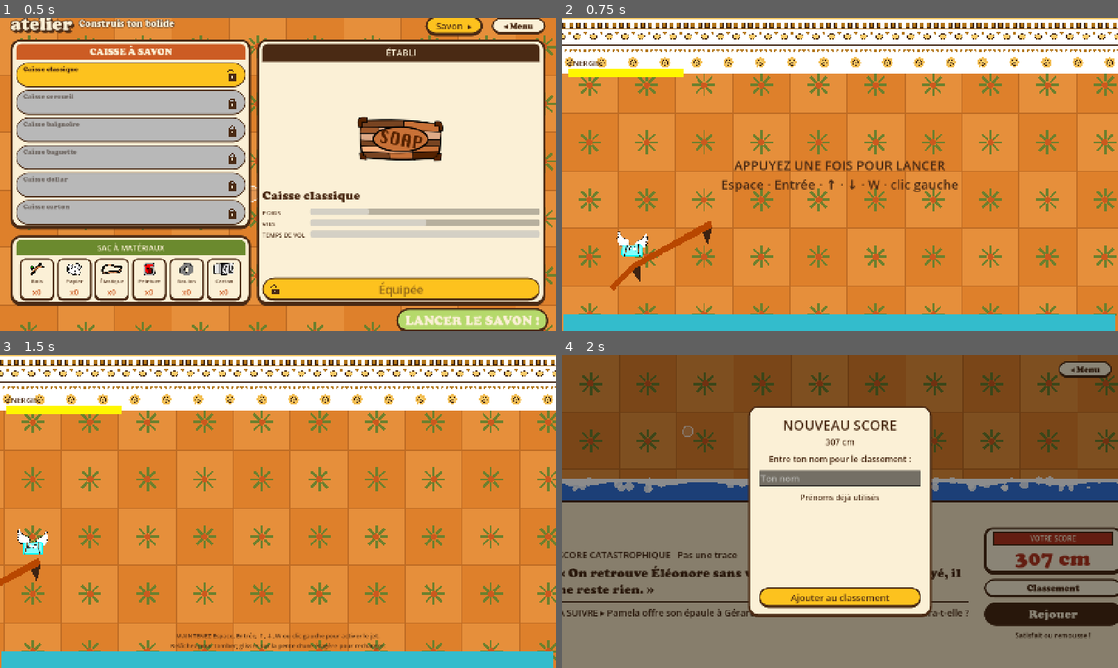
Above: before the commit, frames 1-4 (two rows, left to right).
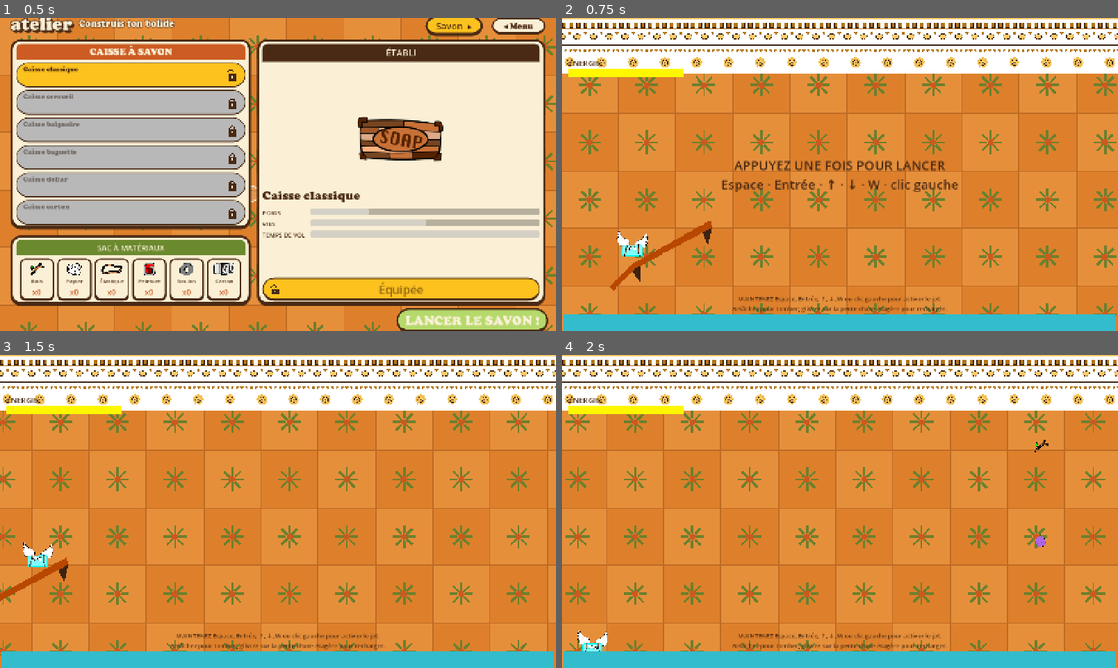
Above: after the commit, the same moments.

Repository: atostivint/LesAilesEtLaCaisse
Game: Godot game, scene res://scenes/atelier.tscn
Two runs of this game, one before a commit and one after it. Both use one fixed random seed, a clock stepped at 60 frames per second and the inputs below. Sound files missing from this copy of the repository are replaced by a short silence.
Inputs (mouse positions are in pixels of both pictures, inside the frame that each line leads up to):
- Up to frame 1 (0.5 s): no input
- Up to frame 2 (0.75 s): click "LANCER LE SAVON !" at 0.5 s
- Up to frame 3 (1.5 s): tap Enter at 1.25 s; move the mouse to (400, 495) at 1.27 s; hold Space (thrust) from 1.28 s (still down); click (400, 495) at 1.42 s
- Up to frame 4 (2 s): keep holding Space (thrust)

Frame 1 is identical in both runs. In frame 2, 0.5% of the frame differs, in the area x 30-69%, y 88-94%; in frame 3, 12%; in frame 4, 100%, in the area x 0-100%, y 0-100%.

Commit message:
Add shelves spawner

Diff:
--- a/scenes/level.gd
+++ b/scenes/level.gd
@@ -1,6 +1,6 @@
 extends Node2D
 
-@export var cruise_speed = 70000
+@export var cruise_speed = 50000
 @export var gravity = 2000
 @export var jet_thrust = 4000
 
@@ -14,6 +14,7 @@
 var tuning: Tuning
 
 @export var trap_timer_init: float = 0.5
+@export_range(0.5, 30.0, 0.5) var shelf_spawn_interval := 3.0
 
 @export_range(0, 12) var min_traps_per_spawn := 0
 @export_range(0, 12) var max_traps_per_spawn := 4
@@ -21,9 +22,11 @@
 @export_range(0, 1, 0.1) var bonus_spawn_proba = 0.5
 
 var trap_spawners: Array
+var shelf_spawners: Array
 
 var TRAP = preload("res://scenes/trap.tscn")
 var BONUS = preload("res://scenes/bonus.tscn")
+var SHELF = preload("res://scenes/shelf.tscn")
 
 const SCORES := {"excellent": "res://scenes/score_excellent.tscn", "bon": "res://scenes/score_bon.tscn", "moyen": "res://scenes/score_moyen.tscn", "mauvais": "res://scenes/score_mauvais.tscn", "catastrophe": "res://scenes/score_catastrophe.tscn"}
 
@@ -44,6 +47,9 @@
 	trap_spawners = %TrapsSpawnerGroup.get_children()
 	%TrapTimer.wait_time = trap_timer_init
 	%TrapTimer.stop()
+	shelf_spawners = %ShelfSpawnersGroup.get_children()
+	%ShelfTimer.wait_time = shelf_spawn_interval
+	%ShelfTimer.stop()
 
 
 func _input(event: InputEvent) -> void:
@@ -55,6 +61,7 @@
 	game_started = true
 	soap.start_flight()
 	%TrapTimer.start()
+	%ShelfTimer.start()
 	start_prompt.hide()
 	flight_instructions.show()
 
@@ -68,6 +75,7 @@
 		return
 	cam.position.x += soap.velocity.x * delta
 	%TrapsSpawnerGroup.position.x += soap.velocity.x * delta
+	%ShelfSpawnersGroup.position.x += soap.velocity.x * delta
 	%Ceiling.position.x += soap.velocity.x * delta
 	%Ground.position.x += soap.velocity.x * delta
 
@@ -159,6 +167,17 @@
 			add_child(bonus)
 
 
+func spawn_shelf() -> void:
+	if shelf_spawners.is_empty():
+		push_error("Cannot spawn a shelf: ShelfSpawnersGroup has no spawn points.")
+		return
+
+	var spawner: Node2D = shelf_spawners.pick_random()
+	var shelf := SHELF.instantiate() as StaticBody2D
+	add_child(shelf)
+	shelf.global_position = spawner.global_position
+
+
 func _on_ground_body_entered(body: Node2D) -> void:
 	if body.name == "Soap":
 		die()
--- a/scenes/level.tscn
+++ b/scenes/level.tscn
@@ -1,19 +1,19 @@
-[gd_scene load_steps=0 format=3 uid="uid://cfk8hsvps53vg"]
+[gd_scene format=3 uid="uid://cfk8hsvps53vg"]
 
 [ext_resource type="Script" uid="uid://do2cxnwqyse7o" path="res://scenes/level.gd" id="1_2q6dc"]
 [ext_resource type="PackedScene" uid="uid://5yrrq8pk76qm" path="res://scenes/soap.tscn" id="2_w7c3h"]
 [ext_resource type="PackedScene" uid="uid://b7ms8okbpn1jt" path="res://scenes/shelf.tscn" id="3_w8frs"]
 [ext_resource type="Script" uid="uid://dfn7ksbclbn8v" path="res://scripts/carrelage.gd" id="4_tile"]
-[ext_resource type="Script" path="res://scripts/moulure_plafond.gd" id="5_moulure"]
+[ext_resource type="Script" uid="uid://bo1gk4icevwnp" path="res://scripts/moulure_plafond.gd" id="5_moulure"]
 
 [sub_resource type="StyleBoxFlat" id="StyleBoxFlat_w8frs"]
 bg_color = Color(1, 0.9666667, 0, 1)
 
+[sub_resource type="RectangleShape2D" id="RectangleShape2D_plafond"]
+size = Vector2(1467, 147)
+
 [sub_resource type="RectangleShape2D" id="RectangleShape2D_vcd8f"]
 size = Vector2(1467, 85.5)
-
-[sub_resource type="RectangleShape2D" id="RectangleShape2D_plafond"]
-size = Vector2(1467, 147)
 
 [node name="Level" type="Node2D" unique_id=1548918624]
 script = ExtResource("1_2q6dc")
@@ -21,7 +21,8 @@
 jet_thrust = 8000
 
 [node name="Carrelage" type="Control" parent="." unique_id=2103874512]
-layout_mode = 0
+layout_mode = 3
+anchors_preset = 0
 offset_left = -1500.0
 offset_top = -500.0
 offset_right = 16500.0
@@ -79,7 +80,6 @@
 
 [node name="FlightInstructions" type="Label" parent="HUD" unique_id=182082142]
 unique_name_in_owner = true
-visible = false
 anchors_preset = 12
 anchor_top = 1.0
 anchor_right = 1.0
@@ -126,6 +126,22 @@
 [node name="TrapTimer" type="Timer" parent="." unique_id=1938932720]
 unique_name_in_owner = true
 
+[node name="ShelfSpawnersGroup" type="Node2D" parent="." unique_id=2010145281]
+unique_name_in_owner = true
+position = Vector2(1429, 0)
+
+[node name="ShelfSpawner2" type="Node2D" parent="ShelfSpawnersGroup" unique_id=2010145283]
+position = Vector2(-20, 218)
+
+[node name="ShelfSpawner3" type="Node2D" parent="ShelfSpawnersGroup" unique_id=2010145284]
+position = Vector2(-11, 437)
+
+[node name="ShelfSpawner4" type="Node2D" parent="ShelfSpawnersGroup" unique_id=2010145285]
+position = Vector2(-17, 682)
+
+[node name="ShelfTimer" type="Timer" parent="." unique_id=2010145286]
+unique_name_in_owner = true
+
 [node name="Ceiling" type="StaticBody2D" parent="." unique_id=1317302672]
 unique_name_in_owner = true
 position = Vector2(-29, 0)
@@ -139,7 +155,8 @@
 polygon = PackedVector2Array(10, -2, 10, 145, 1461, 145, 1461, -2)
 
 [node name="Moulures" type="Control" parent="Ceiling" unique_id=1703318843]
-layout_mode = 0
+layout_mode = 3
+anchors_preset = 0
 offset_left = 10.0
 offset_top = -2.0
 offset_right = 1461.0
@@ -160,4 +177,5 @@
 polygon = PackedVector2Array(12, -2, 10, 79, 1461, 83, 1459, -2)
 
 [connection signal="timeout" from="TrapTimer" to="." method="spawn_trap"]
+[connection signal="timeout" from="ShelfTimer" to="." method="spawn_shelf"]
 [connection signal="body_entered" from="Ground" to="." method="_on_ground_body_entered"]
